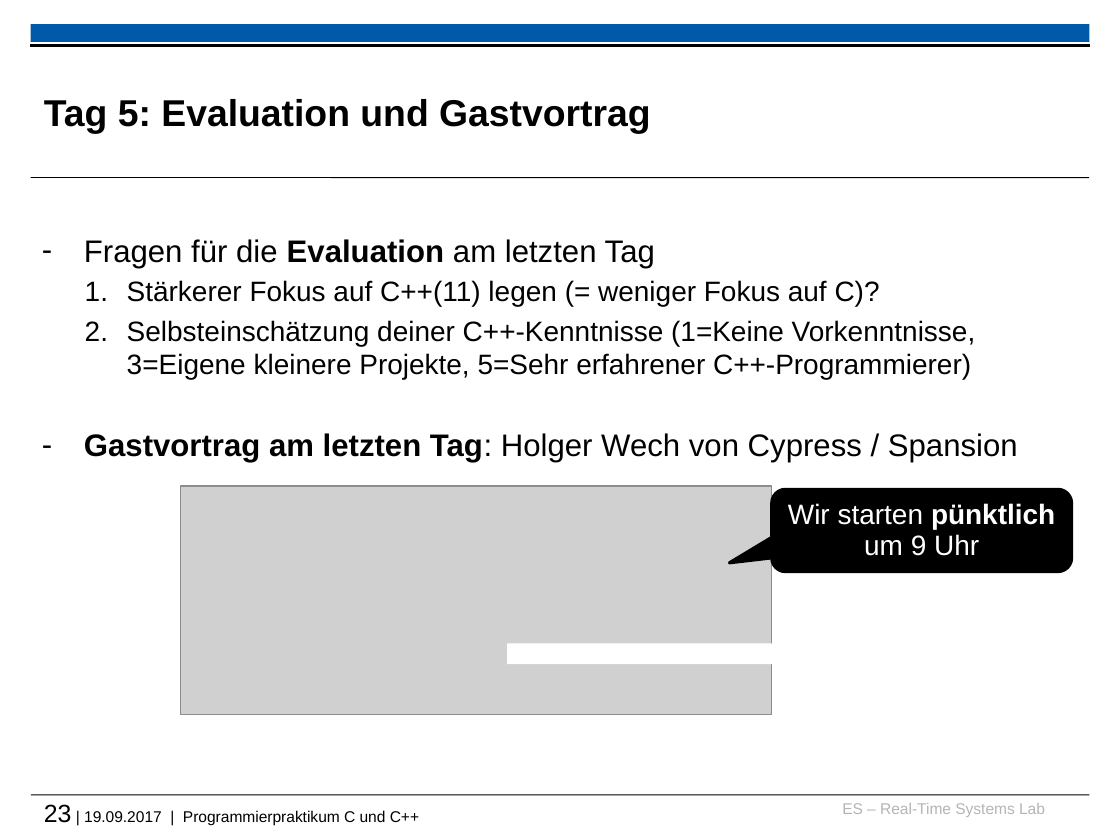
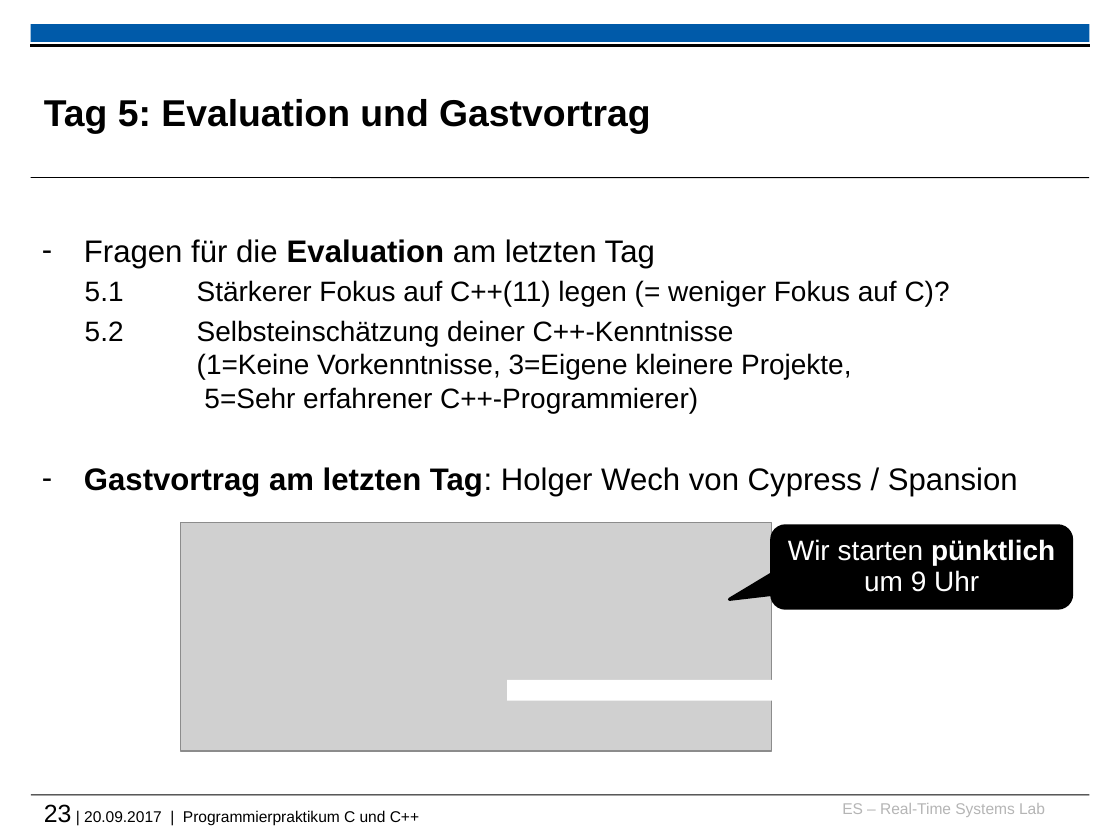
Before and after one commit to h82k/tud-cppp, a slide deck: slide 23 of 2017/recap_and_warmup_slides.pptx. Drawn at 1120x840 pixels with LibreOffice and Linux fonts; fonts in the diff are those of the drawing; grey boxes stand for pictures; background and template pictures are left out. Boxes give left, top, right and bottom in pixels: in the first picture for what was removed or moved away, otherwise in the second. Text is boxed around its words. In the diff, an @@ line names an element or a change of style, - is before the commit and + after.

```diff
--- a/2017/recap_and_warmup_slides.pptx
+++ b/2017/recap_and_warmup_slides.pptx
@@ text at bbox=[85, 280, 950, 413]: text changed @@
-  1. Stärkerer Fokus auf C++(11) legen (= weniger Fokus auf C)?
-  2. Selbsteinschätzung deiner C++-Kenntnisse (1=Keine Vorkenntnisse, 3=Eigene kleinere Projekte, 5=Sehr erfahrener C++-Programmierer)
+  5.1 Stärkerer Fokus auf C++(11) legen (= weniger Fokus auf C)?
+  5.2 Selbsteinschätzung deiner C++-Kenntnisse
+  (1=Keine Vorkenntnisse, 3=Eigene kleinere Projekte,
+  5=Sehr erfahrener C++-Programmierer)
@@ 1 picture, 1 rounded speech box, 1 rectangle: place and size @@
-1 picture, 1 rounded speech box, 1 rectangle at bbox=[180, 486, 1072, 715]
+1 picture, 1 rounded speech box, 1 rectangle at bbox=[180, 523, 1072, 752]
@@ text at bbox=[44, 804, 419, 825]: text changed @@
-23 | 19.09.2017 | Programmierpraktikum C und C++
+23 | 20.09.2017 | Programmierpraktikum C und C++
```
Also in this commit, not shown: 2 other slides changed, 1 slide added, 5 other files.
